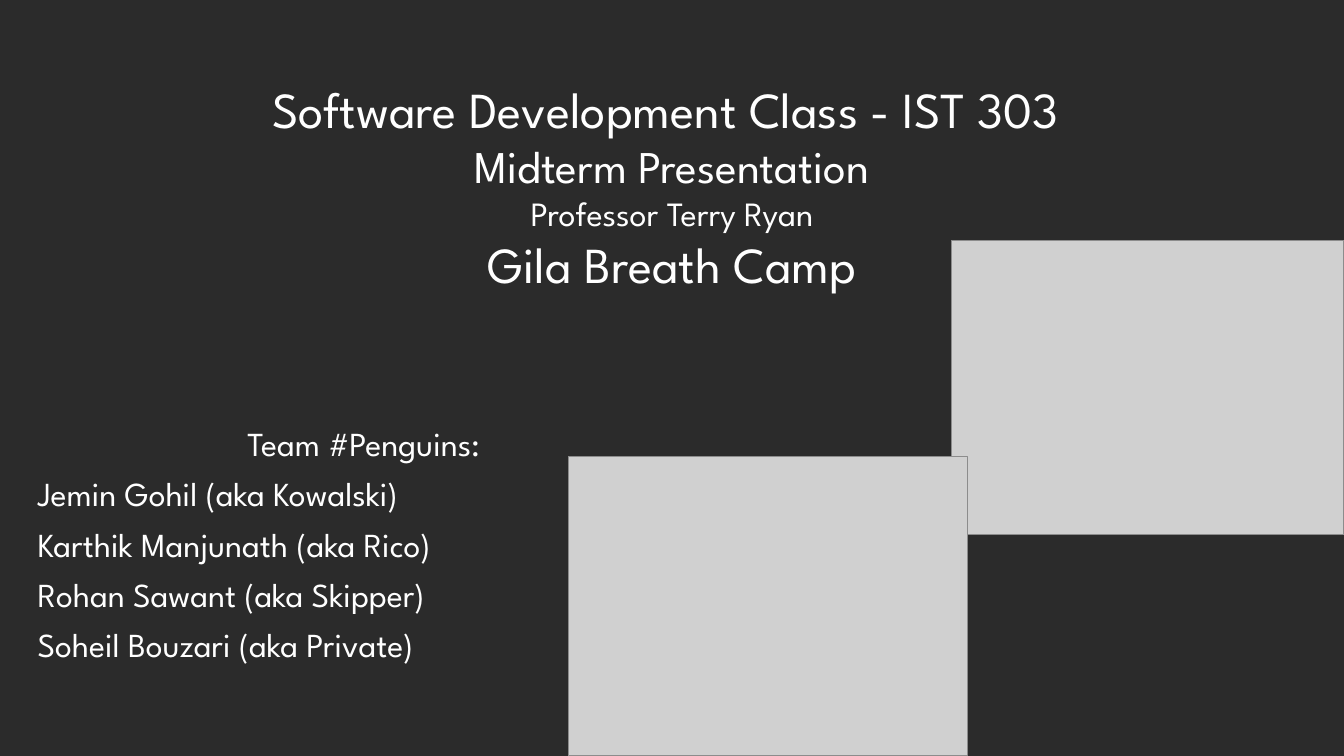
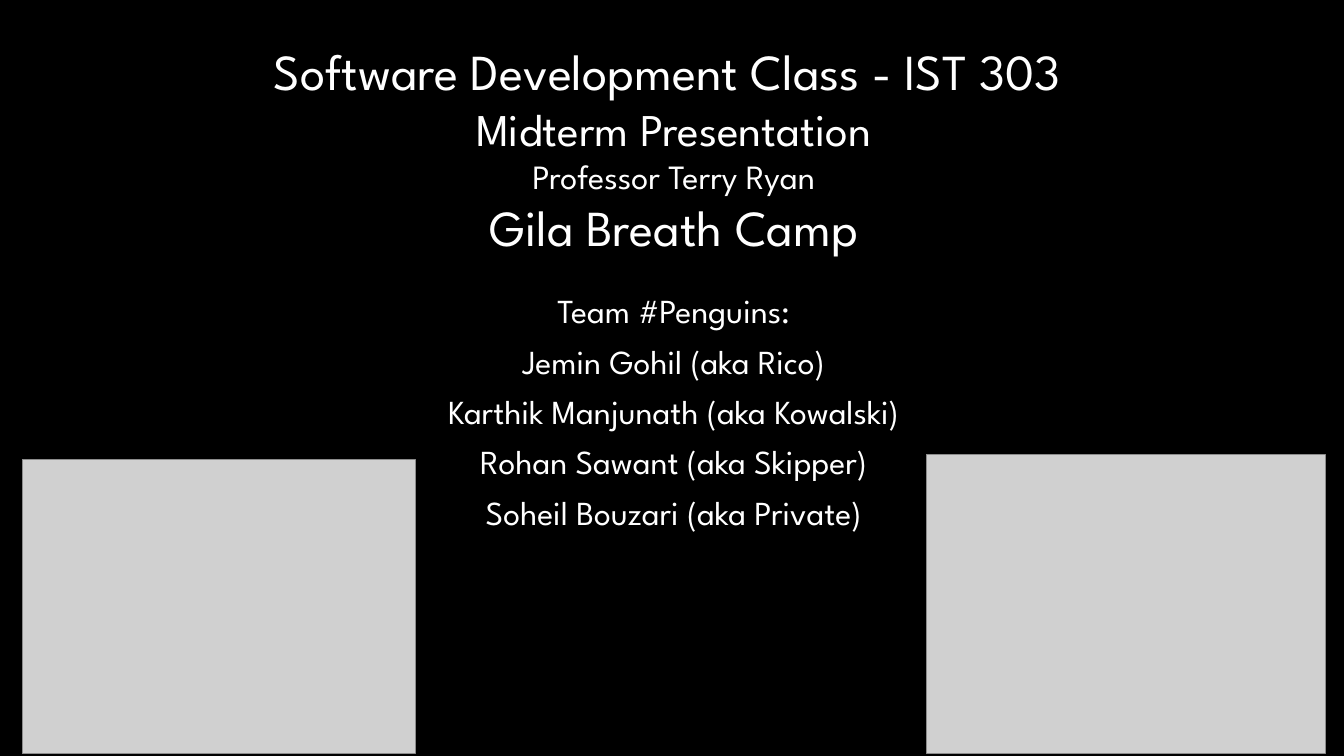
Before and after one commit to karbmk/CGU_software_development, a slide deck: slide 1 of Gila_Breath_Camp/Documents/Gila Breath Camp.pptx. Drawn at 1344x756 pixels with LibreOffice and Linux fonts; fonts in the diff are those of the drawing; grey boxes stand for pictures; background and template pictures are left out; a plain dark background stands for a picture behind light text. Boxes give left, top, right and bottom in pixels: in the first picture for what was removed or moved away, otherwise in the second. Text is boxed around its words. In the diff, an @@ line names an element or a change of style, - is before the commit and + after.

```diff
--- a/Gila_Breath_Camp/Documents/Gila Breath Camp.pptx
+++ b/Gila_Breath_Camp/Documents/Gila Breath Camp.pptx
@@ background picture (left out) to #000000 @@
@@ title "Software Development Class - IST ...": place and size @@
-title "Software Development Class - IST ..." at [272,92,1059,294]
+title "Software Development Class - IST ..." at [274,54,1060,257]
@@ subtitle "Team #Penguins:": place and size @@
-subtitle "Team #Penguins:" at [38,433,480,664]
+subtitle "Team #Penguins:" at [448,300,899,532]
@@ subtitle at [448,350,899,432]: text changed @@
-Jemin Gohil (aka Kowalski)
-Karthik Manjunath (aka Rico)
+Jemin Gohil (aka Rico)
+Karthik Manjunath (aka Kowalski)
@@ picture: place and size @@
-picture at [952,240,1344,534]
+picture at [22,459,415,753]
@@ subtitle at [480,450,867,532]: alignment left to centre @@
@@ picture: place and size @@
-picture at [569,457,968,756]
+picture at [927,455,1326,754]
```
Also in this commit, not shown: 2 other slides changed, 1 slide added, 1 other file.
